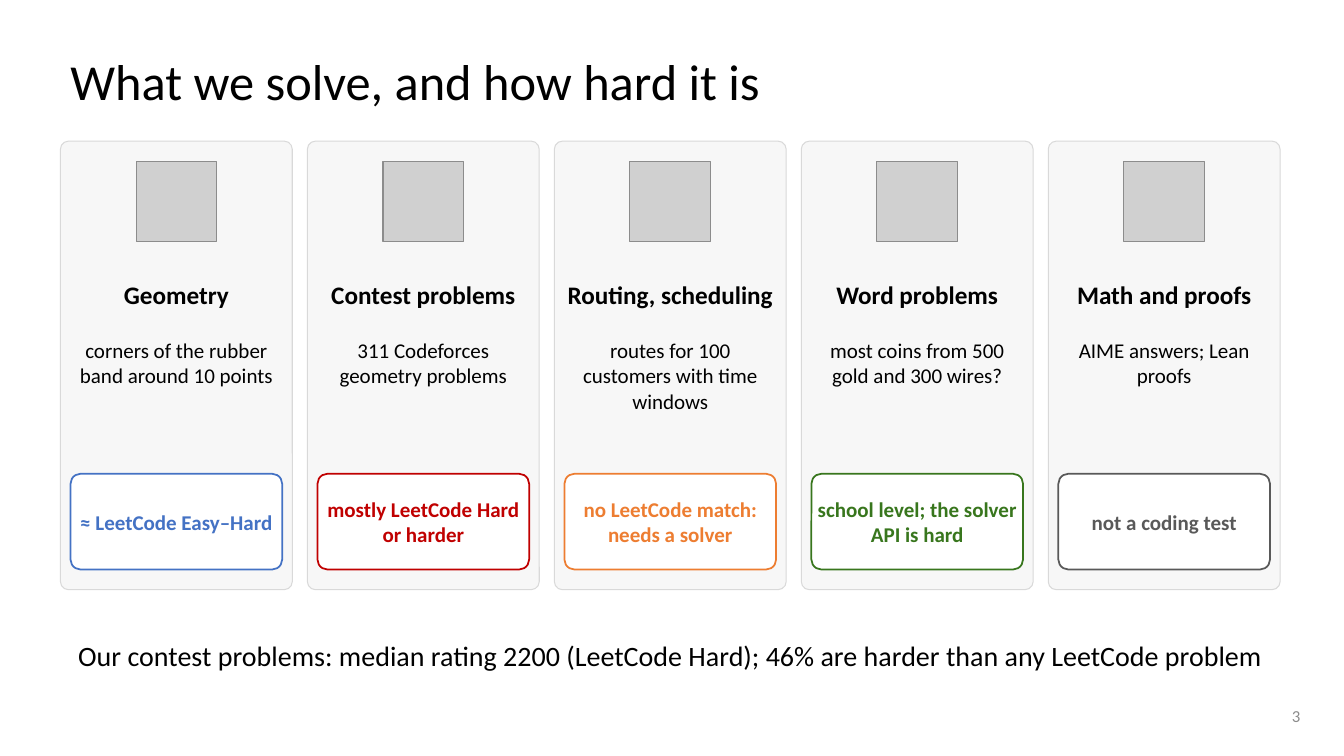
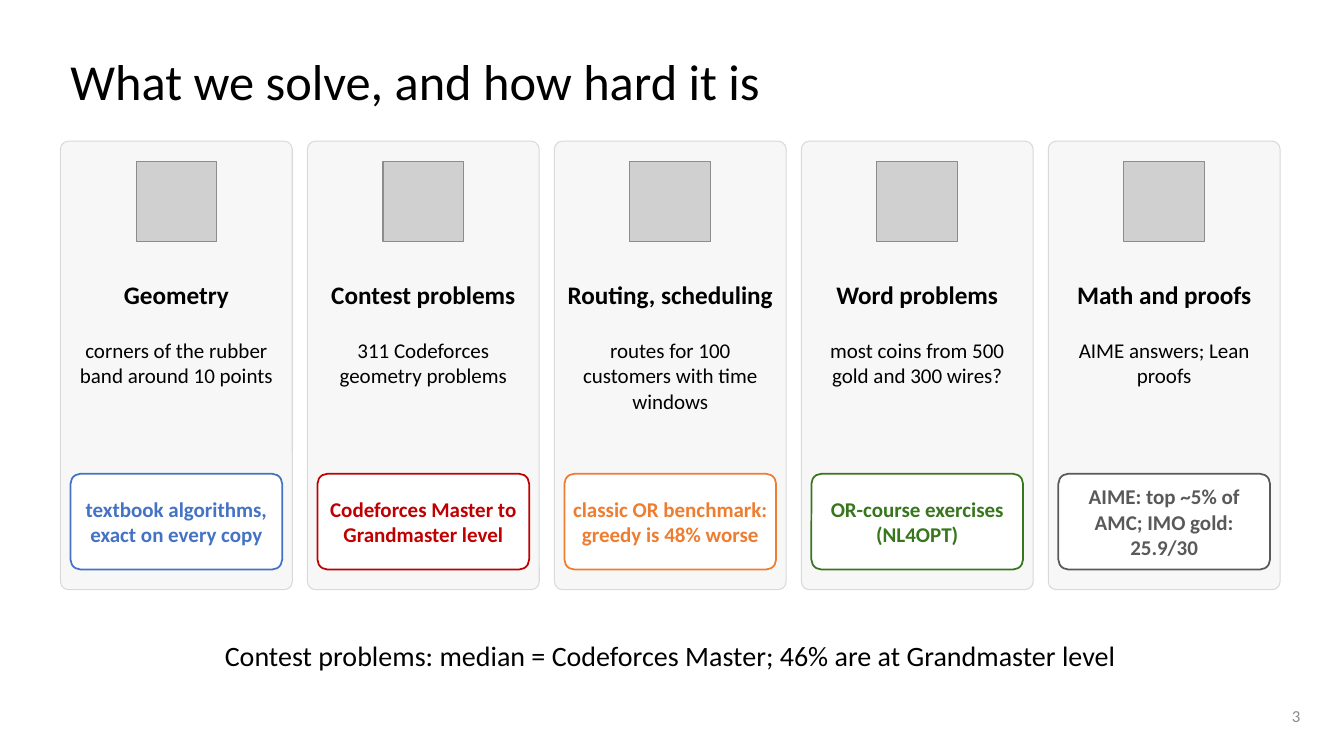
Before and after one commit to dlwns147/CSED490E_Project_Team5, a slide deck: slide 3 of PROPOSAL_slides.pptx. Drawn at 1344x756 pixels with LibreOffice and Linux fonts; fonts in the diff are those of the drawing; grey boxes stand for pictures. Boxes give left, top, right and bottom in pixels: in the first picture for what was removed or moved away, otherwise in the second. Text is boxed around its words. In the diff, an @@ line names an element or a change of style, - is before the commit and + after.

```diff
--- a/PROPOSAL_slides.pptx
+++ b/PROPOSAL_slides.pptx
@@ text at (86, 502, 266, 546): text changed @@
-≈ LeetCode Easy–Hard
+textbook algorithms, exact on every copy
@@ text at (330, 502, 516, 542): text changed @@
-mostly LeetCode Hard or harder
+Codeforces Master to Grandmaster level
@@ text at (573, 502, 767, 546): text changed @@
-no LeetCode match: needs a solver
+classic OR benchmark: greedy is 48% worse
@@ text at (831, 502, 1003, 545): text changed @@
-school level; the solver API is hard
+OR-course exercises (NL4OPT)
@@ text at (1089, 489, 1240, 556): text changed @@
-not a coding test
+AIME: top ~5% of AMC; IMO gold: 25.9/30
@@ text at (225, 646, 1115, 671): text changed @@
-Our contest problems: median rating 2200 (LeetCode Hard); 46% are harder than any LeetCode problem
+Contest problems: median = Codeforces Master; 46% are at Grandmaster level
```
Also in this commit, not shown: 3 other slides changed, 6 other files.
